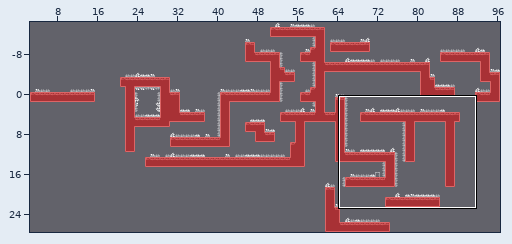
Two states of a Tiled map, The Stakes Are High/Assets/Maps/Level 2.tmx. The picture above shows the old version from afar; the outline marks the close-up.
Close-up. Old version:
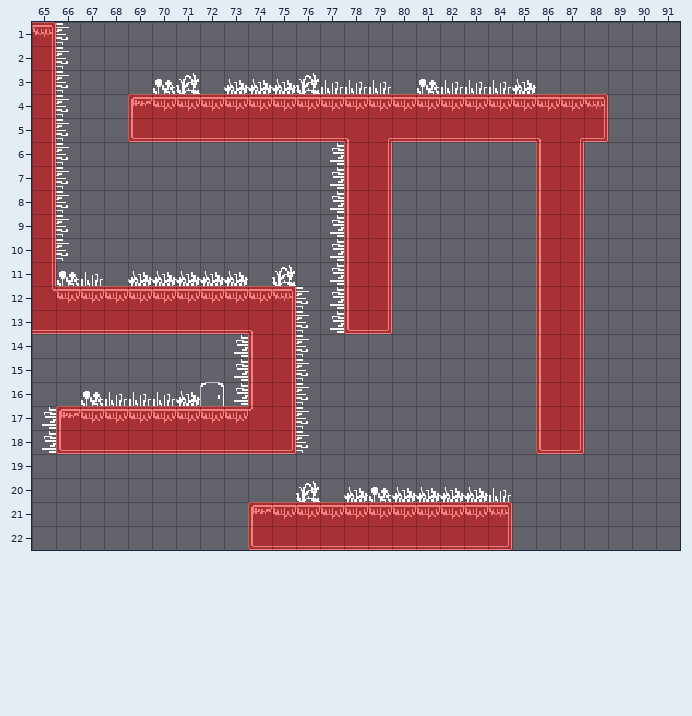
Cells are 16x16 px. Shown: x 65..91, y 1..22. The commit also changed other parts of the map, which this record leaves out.
After the commit:
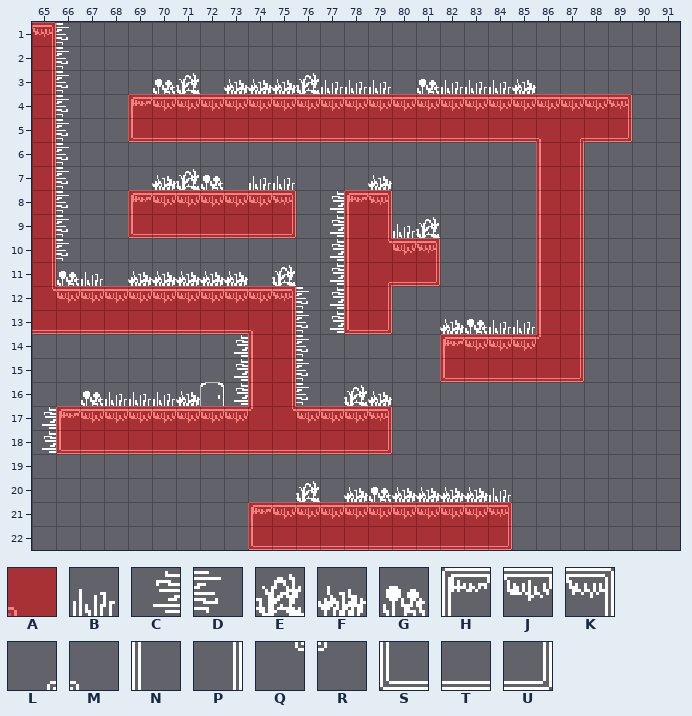
Key: from "Collision": A 0; from "Crops": B 0, C 0 turned 270, D 0 turned 90, E 1, F 2, G 3; from "Ground Tiles": H 0, J 1, K 2, L 3, M 4, N 5, P 7, Q 8, R 9, S 10, T 11, U 12.
_ is an empty cell, . an unchanged one.
See-through tiles are keyed as they look on the map.
Changes in this commit:
--- layer "Ground"
@@ x 69..89 @@
- 4 ...................K_
- 5 .........ML........U_
- 6 .........NP..........
- 7 .........NP..........
- 8 _______..NP..........
- 9 _______..............
-10 ..........P__........
-11 ..........P__........
+ 4 ...................JK
+ 5 .........TT........TU
+ 6 .........__..........
+ 7 .........__..........
+ 8 HJJJJJK..HK..........
+ 9 STTTTTU..............
+10 ..........QJK........
+11 ..........LTU........
@@ x 75..87 @@
-14 .......____N.
-15 .......____NP
-16 ...........NP
-17 P____......NP
-18 U____......SU
+14 .......HJJJR.
+15 .......STTTTU
+16 ...........__
+17 QJJJK......__
+18 TTTTU......__
--- layer "Props"
@@ x 70..79 @@
- 6 .......C..
- 7 ___.__.C._
+ 6 ......._..
+ 7 FEG.BB._.F
@@ x 80..81 @@
- 9 __
+ 9 BE
@@ x 82..85 @@
-13 ____
+13 FGBB
@@ x 76..79 @@
-16 ..__
-17 D...
-18 D...
+16 ..EF
+17 _...
+18 _...
--- layer "Collision"
@@ x 69..89 @@
- 4 ...................._
- 5 ...................._
- 6 .........AA..........
- 7 .........AA..........
- 8 _______..............
- 9 _______..............
-10 ...........__........
-11 ...........__........
+ 4 ....................A
+ 5 ....................A
+ 6 .........__..........
+ 7 .........__..........
+ 8 AAAAAAA..............
+ 9 AAAAAAA..............
+10 ...........AA........
+11 ...........AA........
@@ x 76..87 @@
-14 ......____..
-15 ......____..
-16 ..........AA
-17 ____......AA
-18 ____......AA
+14 ......AAAA..
+15 ......AAAA..
+16 ..........__
+17 AAAA......__
+18 AAAA......__
Boxes around the changes in both close-ups, in picture pixels (x1, y1, x2, y2):
changed: (584, 94, 632, 142)
changed: (330, 138, 440, 286)
added: (128, 169, 296, 238)
changed: (440, 319, 584, 454)
changed: (292, 385, 392, 454)
